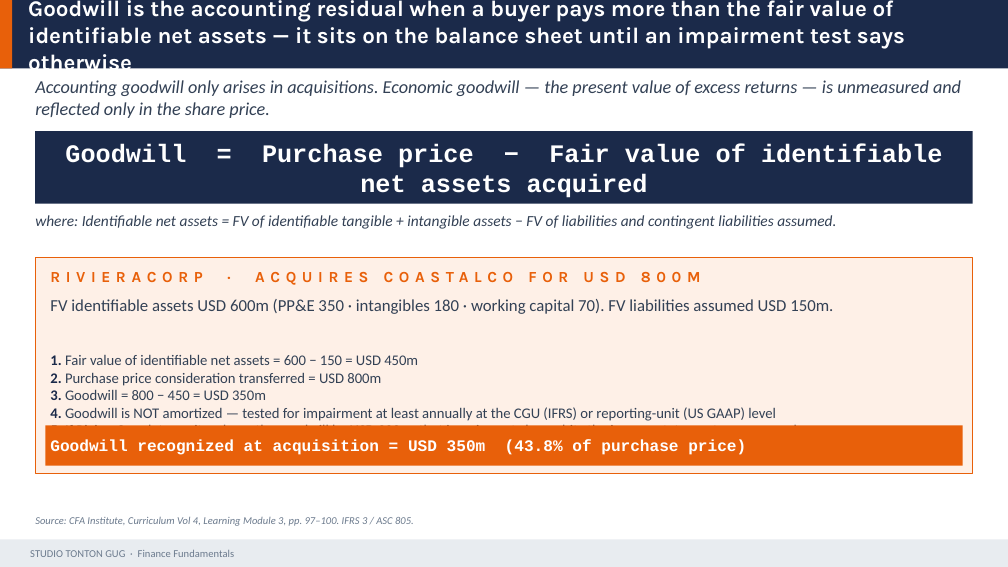
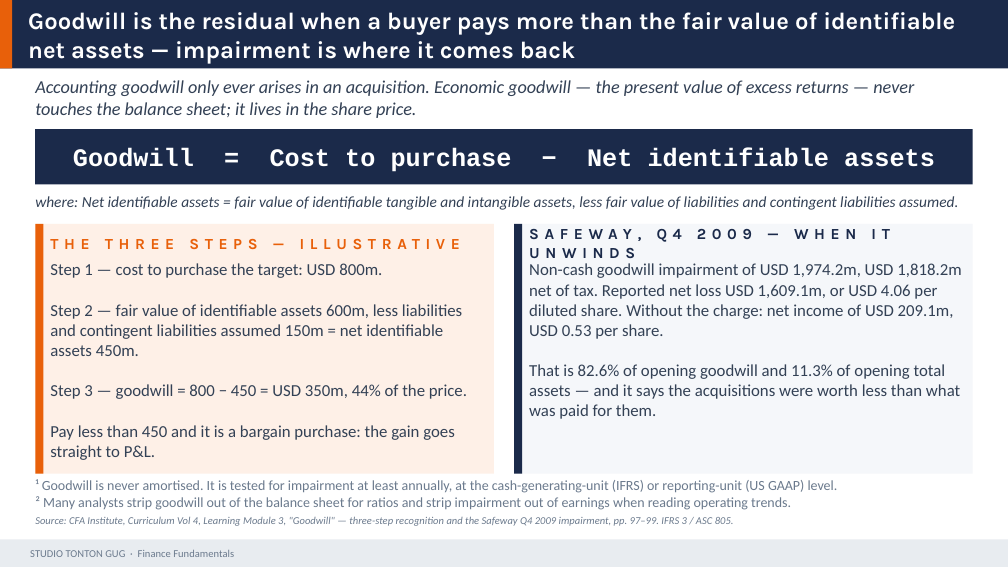
Before and after one commit to Gug4ever/Tonton_Gug_Studio, a slide deck: slide 27 of assets/finance/D06_FSA_I_IS_BS.pptx. Drawn at 1008x567 pixels with LibreOffice and Linux fonts; fonts in the diff are those of the drawing. Boxes give left, top, right and bottom in pixels: in the first picture for what was removed or moved away, otherwise in the second. Text is boxed around its words. In the diff, an @@ line names an element or a change of style, - is before the commit and + after.

```diff
--- a/assets/finance/D06_FSA_I_IS_BS.pptx
+++ b/assets/finance/D06_FSA_I_IS_BS.pptx
@@ text at <box>28,12,955,64</box>: text changed; size 16 to 17 pt @@
-Goodwill is the accounting residual when a buyer pays more than the fair value of identifiable net assets — it sits on the balance sheet until an impairment test says otherwise
+Goodwill is the residual when a buyer pays more than the fair value of identifiable net assets — impairment is where it comes back
@@ text at <box>35,80,914,118</box>: text changed @@
-Accounting goodwill only arises in acquisitions. Economic goodwill — the present value of excess returns — is unmeasured and reflected only in the share price.
+Accounting goodwill only ever arises in an acquisition. Economic goodwill — the present value of excess returns — never touches the balance sheet; it lives in the share price.
@@ rectangle: place and size @@
-rectangle at <box>35,131,973,204</box>
+rectangle at <box>35,129,973,184</box>
@@ text at <box>73,148,935,172</box>: text changed @@
-Goodwill = Purchase price − Fair value of identifiable net assets acquired
+Goodwill = Cost to purchase − Net identifiable assets
@@ text at <box>35,196,958,210</box>: text changed @@
-where: Identifiable net assets = FV of identifiable tangible + intangible assets − FV of liabilities and contingent liabilities assumed.
+where: Net identifiable assets = fair value of identifiable tangible and intangible assets, less fair value of liabilities and contingent liabilities assumed.
@@ rectangle added at <box>35,224,494,474</box>, fill #FEF0E7 @@
@@ rectangle added at <box>35,224,43,474</box>, fill #E8600A @@
@@ text added at <box>50,239,460,249</box>, 11 pt, text #E8600A, bold @@
+THE THREE STEPS — ILLUSTRATIVE
@@ rectangle added at <box>514,224,973,474</box>, fill #F5F7FA @@
@@ rectangle added at <box>514,224,522,474</box>, fill #1B2A4A @@
@@ text added at <box>529,229,889,258</box>, 11 pt, text #1B2A4A, bold @@
+SAFEWAY, Q4 2009 — WHEN IT UNWINDS
@@ rectangle removed at <box>35,257,973,474</box> @@
@@ text added at <box>50,263,467,460</box>, 12 pt, text #334155 @@
+Step 1 — cost to purchase the target: USD 800m.
+Step 2 — fair value of identifiable assets 600m, less liabilities and contingent liabilities assumed 150m = net identifiable assets 450m.
+Step 3 — goodwill = 800 − 450 = USD 350m, 44% of the price.
+Pay less than 450 and it is a bargain purchase: the gain goes straight to P&L.
@@ text added at <box>529,263,961,419</box>, 12 pt, text #334155 @@
+Non-cash goodwill impairment of USD 1,974.2m, USD 1,818.2m net of tax. Reported net loss USD 1,609.1m, or USD 4.06 per diluted share. Without the charge: net income of USD 209.1m, USD 0.53 per share.
+That is 82.6% of opening goodwill and 11.3% of opening total assets — and it says the acquisitions were worth less than what was paid for them.
@@ text removed at <box>50,272,701,285</box> @@
-RIVIERACORP · ACQUIRES COASTALCO FOR USD 800M
@@ text removed at <box>50,299,833,314</box> @@
-FV identifiable assets USD 600m (PP&E 350 · intangibles 180 · working capital 70). FV liabilities assumed USD 150m.
@@ text removed at <box>50,354,854,440</box> @@
-1. Fair value of identifiable net assets = 600 − 150 = USD 450m
-2. Purchase price consideration transferred = USD 800m
-3. Goodwill = 800 − 450 = USD 350m
-4. Goodwill is NOT amortized — tested for impairment at least annually at the CGU (IFRS) or reporting-unit (US GAAP) level
-5. If RivieraCorp later writes down the goodwill by USD 200m, that impairment charge hits the income statement as a non-cash expense
@@ rectangle removed at <box>45,425,963,466</box> @@
@@ text removed at <box>50,440,746,455</box> @@
-Goodwill recognized at acquisition = USD 350m (43.8% of purchase price)
@@ text added at <box>35,479,838,510</box>, 10 pt, text #6B7A8D @@
+¹ Goodwill is never amortised. It is tested for impairment at least annually, at the cash-generating-unit (IFRS) or reporting-unit (US GAAP) level.
+² Many analysts strip goodwill out of the balance sheet for ratios and strip impairment out of earnings when reading operating trends.
@@ text at <box>35,517,734,526</box>: text changed @@
-Source: CFA Institute, Curriculum Vol 4, Learning Module 3, pp. 97–100. IFRS 3 / ASC 805.
+Source: CFA Institute, Curriculum Vol 4, Learning Module 3, "Goodwill" — three-step recognition and the Safeway Q4 2009 impairment, pp. 97–99. IFRS 3 / ASC 805.
```
Also in this commit, not shown: 22 other slides changed, 1 slide added, 1 slide removed, 9 other files.
